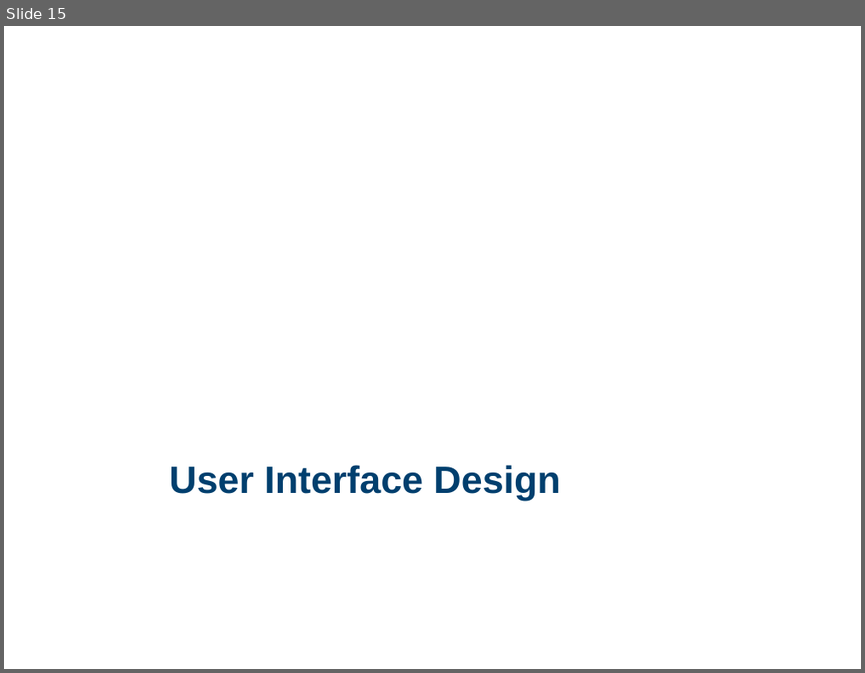
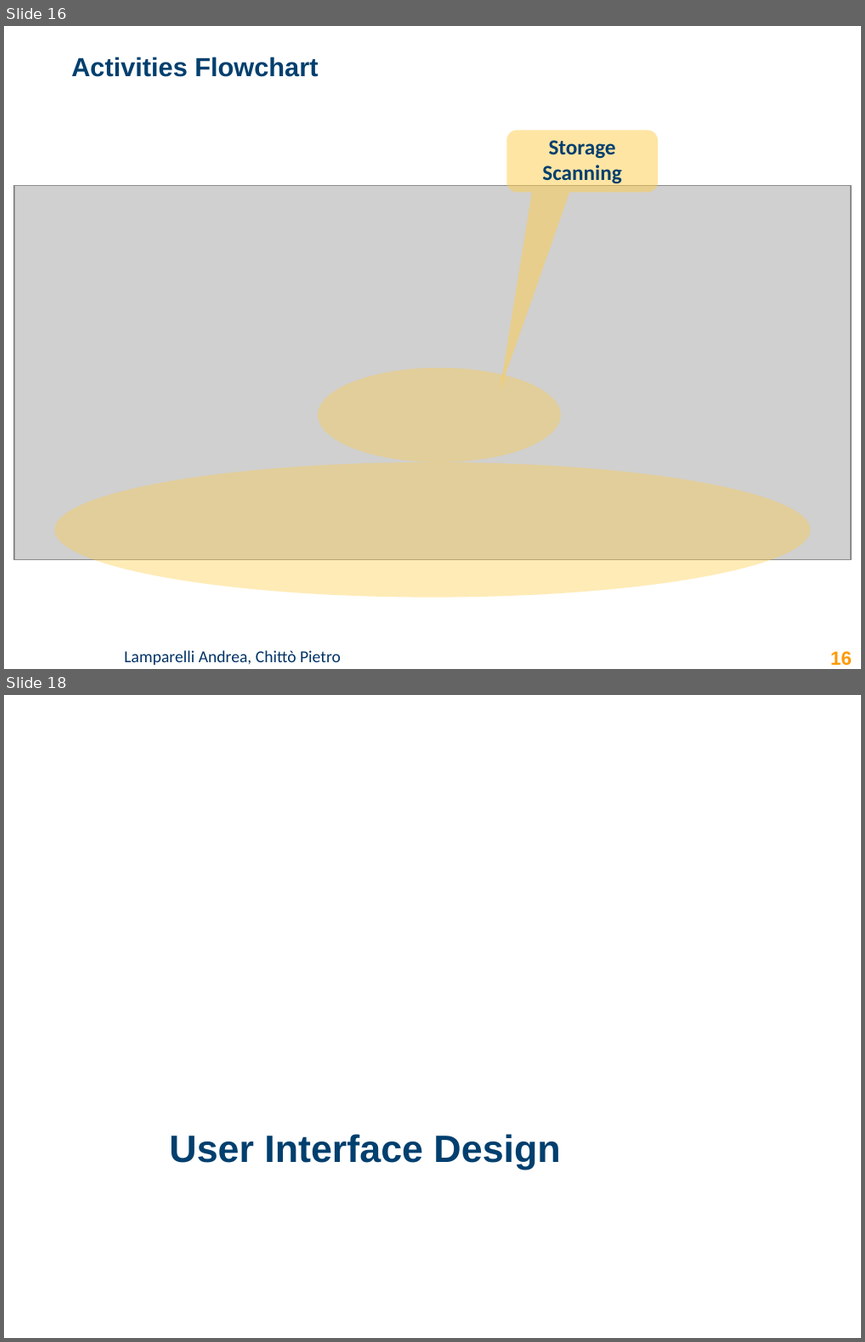
Before and after one commit to lampajr/QDocs, a slide deck: documentation/presentation_qdocs.pptx. Shown one above the other, each under a label of ours: slide 15 before the commit, slides 16 and 18 after it; the slides between them are not shown. The pictures are 865x673 and 865x1342 pixels, drawn with LibreOffice and Linux fonts; fonts in the diff are those of the drawing; grey boxes stand for pictures; background and template pictures are left out. Boxes give left, top, right and bottom in pixels: in the first picture for what was removed or moved away, otherwise in the second. Text is boxed around its words. In the diff, an @@ line names an element or a change of style, - is before the commit and + after.

```diff
--- a/documentation/presentation_qdocs.pptx
+++ b/documentation/presentation_qdocs.pptx
@@ slide 16 added at bbox=[4, 26, 861, 669], background #FFFFFF @@
@@ title added at bbox=[71, 57, 318, 77], 22 pt, text #003F6E, bold @@
+Activities Flowchart
@@ rounded speech box added at bbox=[507, 130, 658, 192], fill #FFCD4A at 50% opacity, 18 pt, text #003F6E, bold @@
+Storage Scanning
@@ picture added at bbox=[14, 185, 851, 559] @@
@@ ellipse added at bbox=[318, 368, 560, 462], fill #FFCD4A at 40% opacity @@
@@ ellipse added at bbox=[54, 462, 811, 596], fill #FFCD4A at 40% opacity @@
@@ text added at bbox=[82, 650, 438, 664], 12 pt, text #003F6E, bold @@
+Lamparelli Andrea (andrea.lamparelli@mail.polimi.it)
@@ text added at bbox=[124, 650, 341, 664], 14 pt, text #003366 @@
+Lamparelli Andrea, Chittò Pietro
@@ page number added at bbox=[830, 651, 851, 665], 16 pt, text #FF9900, bold @@
+16
@@ what was slide 15 is now slide 18 @@
```
Also in this commit, not shown: 4 slides changed, 3 other slides added, 1 other file.
